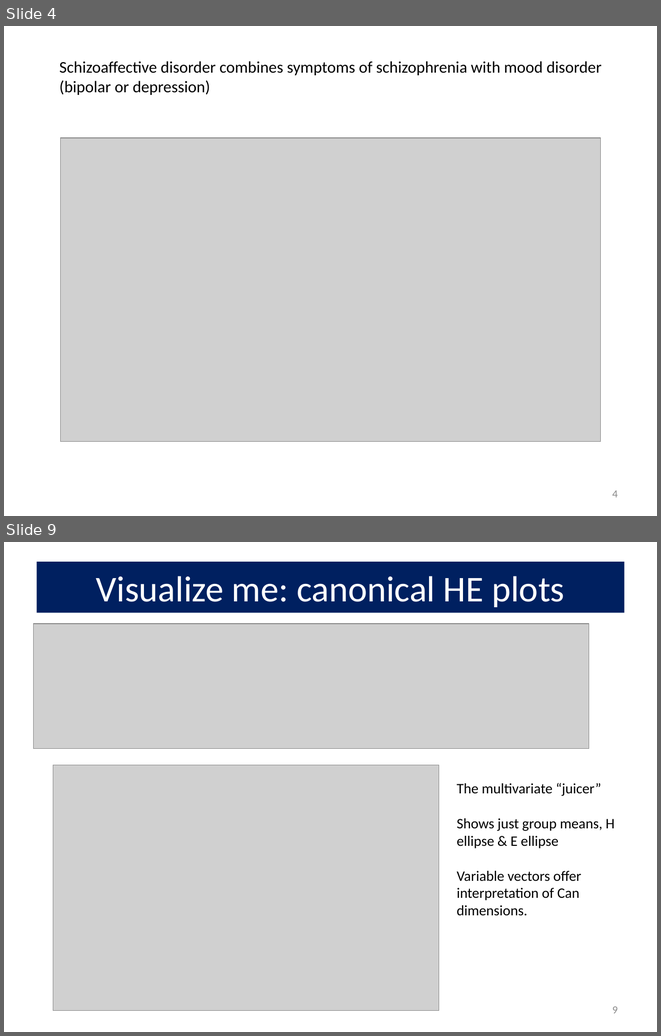
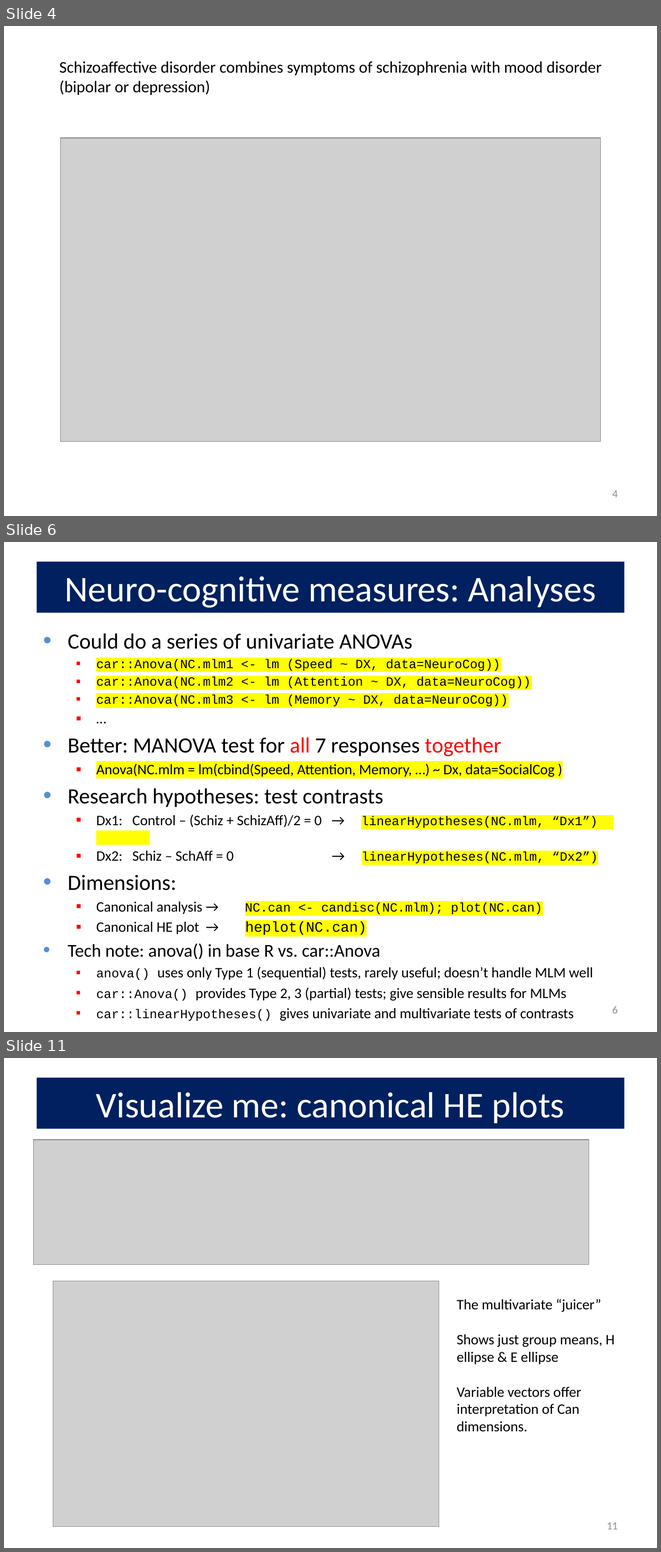
Before and after one commit to friendly/VisMLM-course, a slide deck: lectures/lecture3.pptx. Shown one above the other, each under a label of ours: slides 4 and 9 before the commit, slides 4, 6 and 11 after it; the slides between them are not shown. The pictures are 661x1036 and 661x1552 pixels, drawn with LibreOffice and Linux fonts; fonts in the diff are those of the drawing; grey boxes stand for pictures. Boxes give left, top, right and bottom in pixels: in the first picture for what was removed or moved away, otherwise in the second. Text is boxed around its words. In the diff, an @@ line names an element or a change of style, - is before the commit and + after.

```diff
--- a/lectures/lecture3.pptx
+++ b/lectures/lecture3.pptx
@@ slide 6 added at (4,542,657,1032), background #FFFFFF @@
@@ title added at (37,562,624,612), fill #002060, 40 pt, text #FFFFFF @@
+Neuro-cognitive measures: Analyses
@@ text added at (68,633,598,1000), 16 pt, text #000000 @@
+• Could do a series of univariate ANOVAs
+  ▪ car::Anova(NC.mlm1 <- lm (Speed ~ DX, data=NeuroCog))
+  ▪ car::Anova(NC.mlm2 <- lm (Attention ~ DX, data=NeuroCog))
+  ▪ car::Anova(NC.mlm3 <- lm (Memory ~ DX, data=NeuroCog))
+  ▪ …
+• Better: MANOVA test for all 7 responses together
+  ▪ Anova(NC.mlm = lm(cbind(Speed, Attention, Memory, …) ~ Dx, data=SocialCog )
+• Research hypotheses: test contrasts
+  ▪ Dx1: Control – (Schiz + SchizAff)/2 = 0 → linearHypotheses(NC.mlm, “Dx1”)
+  ▪ Dx2: Schiz – SchAff = 0 → linearHypotheses(NC.mlm, “Dx2”)
+• Dimensions:
+  ▪ Canonical analysis → NC.can <- candisc(NC.mlm); plot(NC.can)
+  ▪ Canonical HE plot → heplot(NC.can)
+• Tech note: anova() in base R vs. car::Anova
+  ▪ anova() uses only Type 1 (sequential) tests, rarely useful; doesn’t handle MLM well
+  ▪ car::Anova() provides Type 2, 3 (partial) tests; give sensible results for MLMs
+  ▪ car::linearHypotheses() gives univariate and multivariate tests of contrasts
@@ page number added at (612,1006,618,1013), 12 pt, text #8C8C8C @@
+6
@@ what was slide 9 is now slide 11 @@
@@ page number at (607,1522,618,1529): text changed @@
-9
+11
```
Also in this commit, not shown: 5 slides changed, 3 other slides added, 4 other files.
